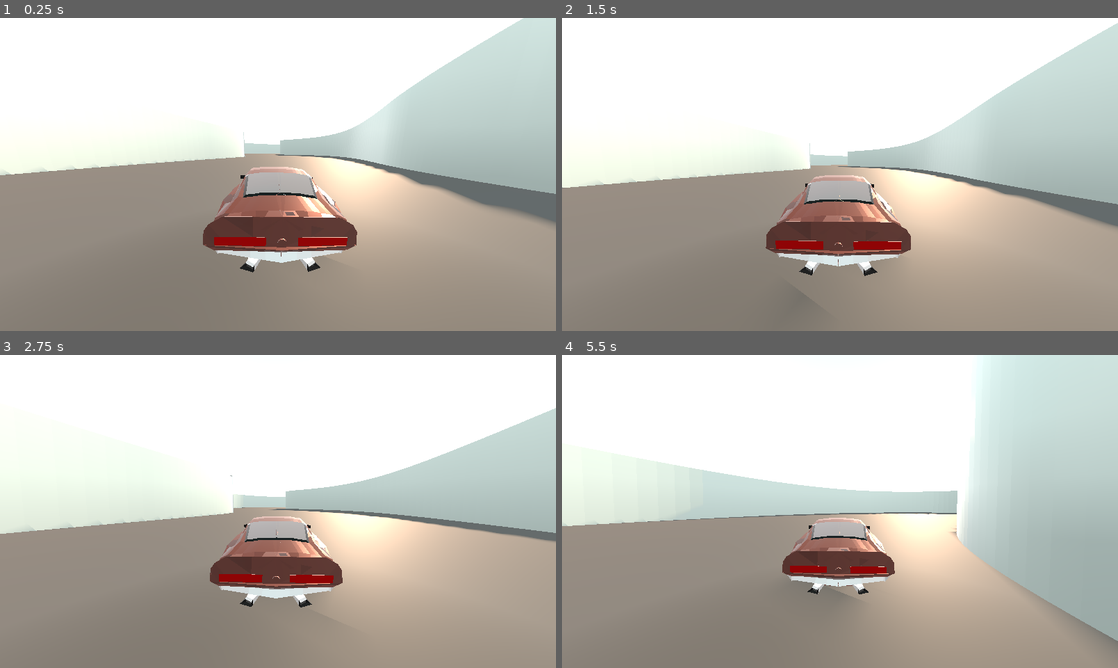
Above: before the commit, frames 1-4 (two rows, left to right).
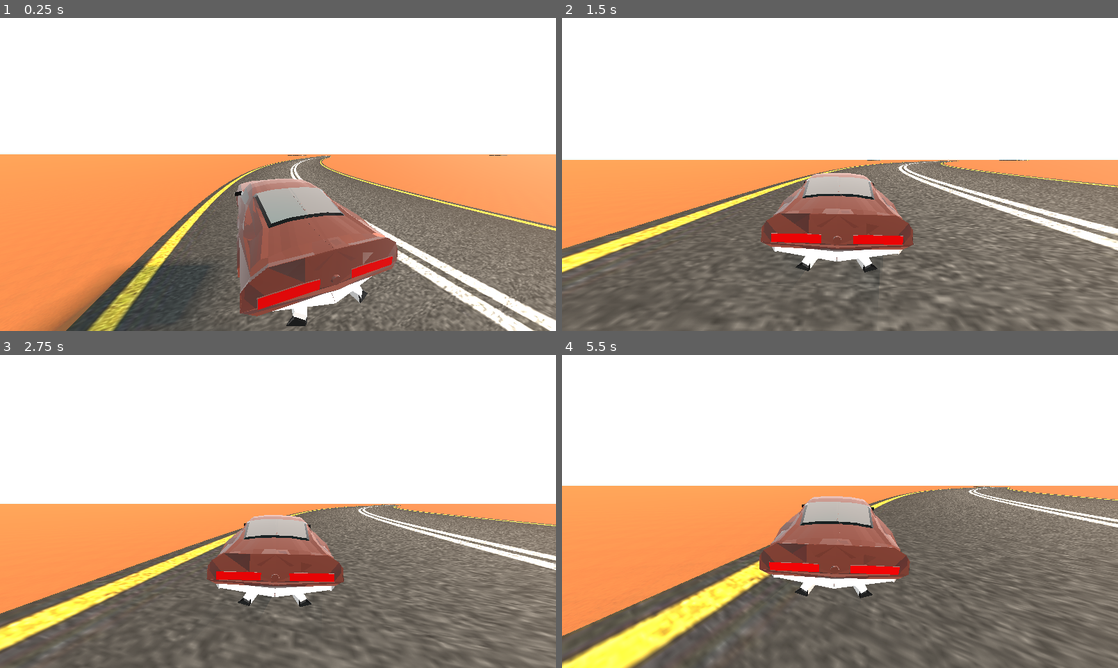
Above: after the commit, the same moments.

Repository: Lazy-Coder403/Tread_p
Game: Godot game, scene res://Main/Scenes/game.tscn
Same seed, same stepped clock (60 frames per second), same inputs: the game is played once before the commit and once after it. A sky picture missing from this copy of the repository is replaced by a grey-blue gradient.
Inputs:
- Up to frame 1 (0.25 s): no input
- Up to frame 2 (1.5 s): hold Up (ui_up) from 0.53 s (still down); tap Space (ui_select) at 0.77 s
- Up to frame 3 (2.75 s): keep holding Up (ui_up); tap Space (ui_select) at 1.52 s
- Up to frame 4 (5.5 s): keep holding Up (ui_up); tap Space (ui_select) at 3.02, 3.77, 4.52 s

The runs differ from the first frame. In frame 1, 65% of the frame differs, in the area x 0-100%, y 0-100%; in frame 2, 58%; in frame 3, 57%; in frame 4, 68%.

Commit message:
modified:   Addons/Scenes/shelbygt_500.tscn 	modified:   Addons/Scripts/shelbygt_500.gd 	modified:   Main/Scenes/game.tscn 	modified:   Main/Scenes/track.tscn

Diff:
--- a/Main/Scenes/game.tscn
+++ b/Main/Scenes/game.tscn
@@ -69,4 +69,4 @@
 transform = Transform3D(1, 0, 0, 0, 1, 0, 0, 0, 1, -126.544, -9.53674e-07, 24.0633)
 
 [node name="shelbygt500" parent="." instance=ExtResource("4_6rqvk")]
-transform = Transform3D(1, 0, 0, 0, 1, 0, 0, 0, 1, -222.62, 4.61193, 7.45227)
+transform = Transform3D(0.275386, 0, 0.961334, 0, 1, 0, -0.961334, 0, 0.275386, -286.762, 6.18457, -583.19)
--- a/Main/Scenes/track.tscn
+++ b/Main/Scenes/track.tscn
@@ -1,36 +1,43 @@
 [gd_scene load_steps=4 format=3 uid="uid://bwhfimovg3ocr"]
+
+[ext_resource type="Texture2D" uid="uid://chlh8n4bj212" path="res://Main/Textures/Tiles/360_F_295325870_p2zO53PLWLqjuU4gbSm8usViHGB25Lyl.jpg" id="1_eqm5j"]
 
 [sub_resource type="Curve3D" id="Curve3D_gemw0"]
 _data = {
-"points": PackedVector3Array(38.0419, 0.00012207, 25.564, 0, 0, 0, -34.7432, 0, -31.7989, -13, 0, 11, 13, 0, -11, -17.666, 0, -59.7701, -11, 0, -2, 11, 0, 2, 11.7774, 0, -70.0753, 15, 0, -35, -15, 0, 35, 30, 0, -20, -8, 0, -18, 8, 0, 18, 40.9913, 0, 26.0065, 25, 0, 10, -25, 0, -10, -6.47755, 0, 64.4811, 13, 0, 1, -13, 0, -1, -70, 0, 54, 3, 0, 7, -3, 0, -7, -98, 0, 37, -6, 0, 9, 6, 0, -9, -98, 0, 9, -9, 0, 5, 9, 0, -5, -84.3085, 0, -3.24848, -6.772, 0, 7.36085, 6.772, 0, -7.36085, -44, 0, -13, 0, 0, 0, 0, 0, 0, -34.7432, 0, -31.7989),
-"tilts": PackedFloat32Array(0, 0, 0, 0, 0, 0, 0, 0, 0, 0, 0, 0)
+"points": PackedVector3Array(-37.8285, 0, 259.611, 37.8285, 0, -259.611, -485.684, 0, -295.492, -85.3986, 0, 16.9399, 85.3986, 0, -16.9399, -297.788, 0, -464.172, -104.043, 0, 28.3273, 104.043, 0, -28.3273, -60.7824, 0, -637.121, -120.704, 0, -55.7859, 120.704, 0, 55.7859, 261.63, 0, -293.357, -179.7, 0, 5.37604, 179.7, 0, -5.37604, 616.07, 0, -385.17, 57.305, 0, -69.3553, -57.305, 0, 69.3553, 806.101, 0, 110.192, 102.489, 0, -42.7036, -102.489, 0, 42.7036, 531.008, 0, 160.331, 104.279, 0, -50.1386, -104.279, 0, 50.1386, 289.387, 0, 336.521, 138.442, 0, 28.8631, -138.442, 0, -28.8631, -26.6196, 0, 417.658, 18.8717, 0, 186.866, -18.8717, 0, -186.866, -483.883, 0, 40.9159, 0, 0, 0, 0, 0, 0, -485.684, 0, -295.492),
+"tilts": PackedFloat32Array(0, 0, 0, 0, 0, 0, 0, 0, 0, 0, 0)
 }
-point_count = 12
+point_count = 11
 
-[sub_resource type="StandardMaterial3D" id="StandardMaterial3D_1q5qp"]
-albedo_color = Color(0.65098, 0.717647, 0.701961, 1)
-metallic = 0.75
-roughness = 0.17
-
-[sub_resource type="StandardMaterial3D" id="StandardMaterial3D_rc2wd"]
-albedo_color = Color(0.286275, 0.286275, 0.286275, 0)
-metallic = 0.6
-metallic_specular = 0.05
-roughness = 0.7
-uv1_scale = Vector3(0.01, 0.01, 0.01)
-uv1_triplanar = true
-uv2_scale = Vector3(100, 100, 100)
+[sub_resource type="StandardMaterial3D" id="StandardMaterial3D_0ytjb"]
+albedo_texture = ExtResource("1_eqm5j")
+uv1_scale = Vector3(0.1, 8, 0)
+texture_filter = 1
 
 [node name="Track" type="Node3D"]
 
 [node name="Path" type="Path3D" parent="."]
 curve = SubResource("Curve3D_gemw0")
 
-[node name="Barrier" type="CSGPolygon3D" parent="Path"]
-transform = Transform3D(1, 0, 0, 0, 1, 0, 0, 0, 1, 0, 2.0722, 0)
-material_override = SubResource("StandardMaterial3D_1q5qp")
+[node name="Road" type="CSGPolygon3D" parent="Path"]
 use_collision = true
-polygon = PackedVector2Array(-16, 0, 16, 0, 16, 8, 32, 8, 32, -4, -32, -4, -32, 8, -16, 8)
+polygon = PackedVector2Array(0, 0, 0, 0.25, 24, 0.25, 24, 0)
+mode = 2
+path_node = NodePath("..")
+path_interval_type = 0
+path_interval = 1.0
+path_simplify_angle = 0.0
+path_rotation = 2
+path_local = false
+path_continuous_u = true
+path_u_distance = 1.0
+path_joined = true
+material = SubResource("StandardMaterial3D_0ytjb")
+
+[node name="OuterWall" type="CSGPolygon3D" parent="Path"]
+visible = false
+use_collision = true
+polygon = PackedVector2Array(0, 4, 0, 0, -1, 0, -1, 4)
 mode = 2
 path_node = NodePath("..")
 path_interval_type = 0
@@ -42,10 +49,10 @@
 path_u_distance = 1.0
 path_joined = true
 
-[node name="Road" type="CSGPolygon3D" parent="Path"]
-transform = Transform3D(1, 0, 0, 0, 1, 0, 0, 0, 1, 0, 2.16595, 0)
+[node name="InnerWall" type="CSGPolygon3D" parent="Path"]
+visible = false
 use_collision = true
-polygon = PackedVector2Array(16, 0, 16, 0, 16, 0, 32, 0, 32, 0, -32, 0)
+polygon = PackedVector2Array(24, 4, 24, 0, 25, 0, 24, 4)
 mode = 2
 path_node = NodePath("..")
 path_interval_type = 0
@@ -55,5 +62,4 @@
 path_local = false
 path_continuous_u = true
 path_u_distance = 1.0
-path_joined = false
-material = SubResource("StandardMaterial3D_rc2wd")
+path_joined = true
Not shown, changed: Addons/Scenes/shelbygt_500.tscn
Not shown, changed: Addons/Scripts/shelbygt_500.gd
